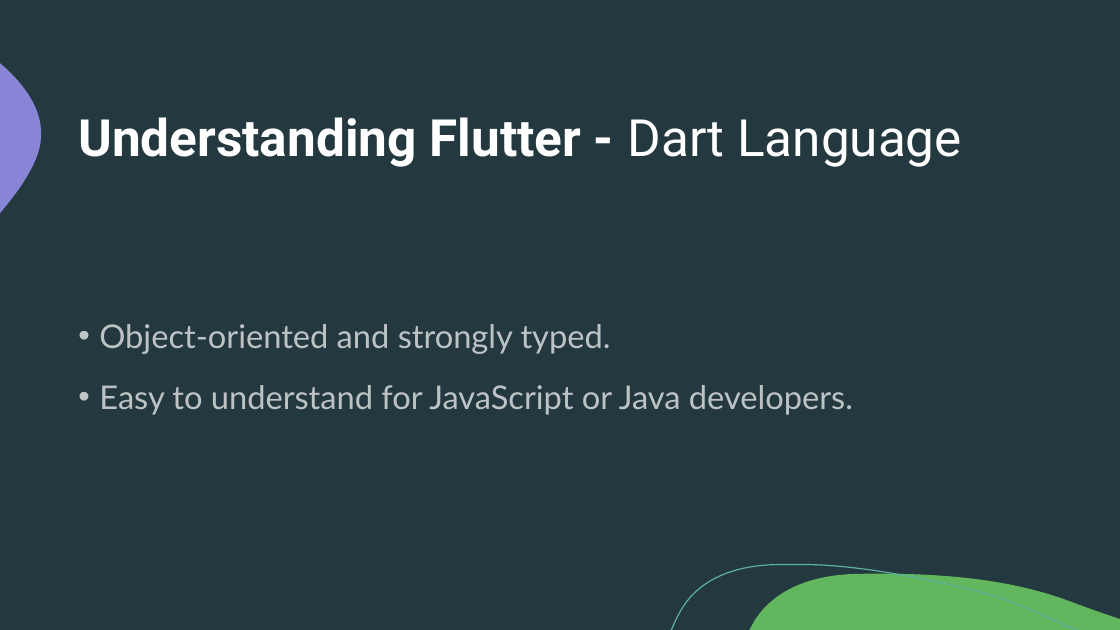
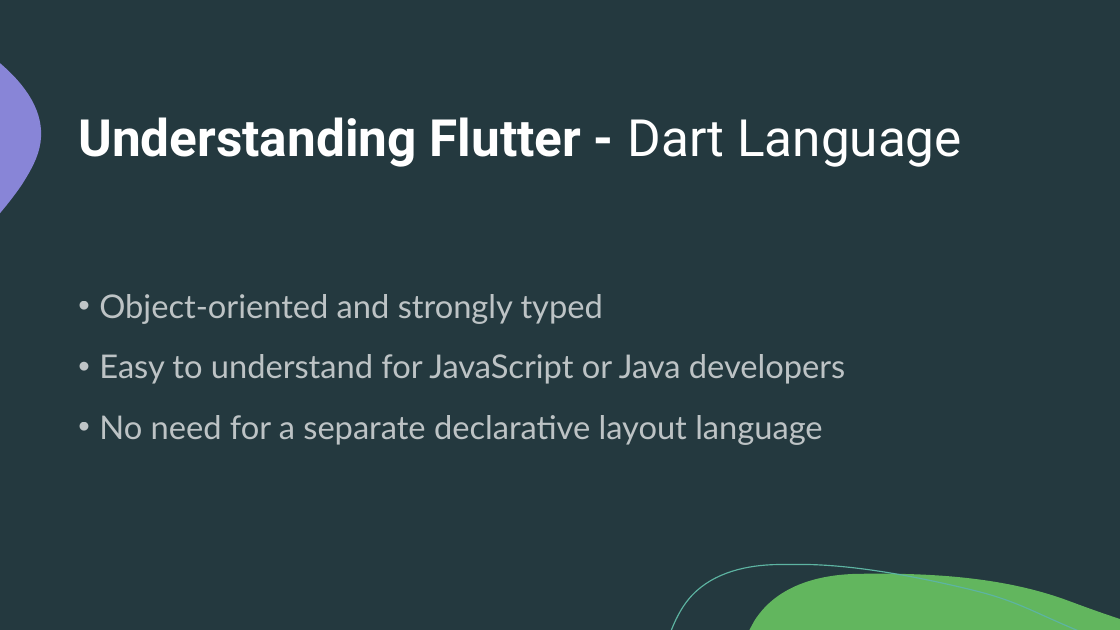
Before and after one commit to Magjin/ePortfolio_flutter, a slide deck: slide 6 of Flutter.pptx. Drawn at 1120x630 pixels with LibreOffice and Linux fonts; fonts in the diff are those of the drawing. Boxes give left, top, right and bottom in pixels: in the first picture for what was removed or moved away, otherwise in the second. Text is boxed around its words. In the diff, an @@ line names an element or a change of style, - is before the commit and + after.

```diff
--- a/Flutter.pptx
+++ b/Flutter.pptx
@@ text at <box>99,294,845,445</box>: text changed @@
-• Object-oriented and strongly typed.
-• Easy to understand for JavaScript or Java developers.
+• Object-oriented and strongly typed
+• Easy to understand for JavaScript or Java developers
+• No need for a separate declarative layout language
```
Also in this commit, not shown: 12 other slides changed.
